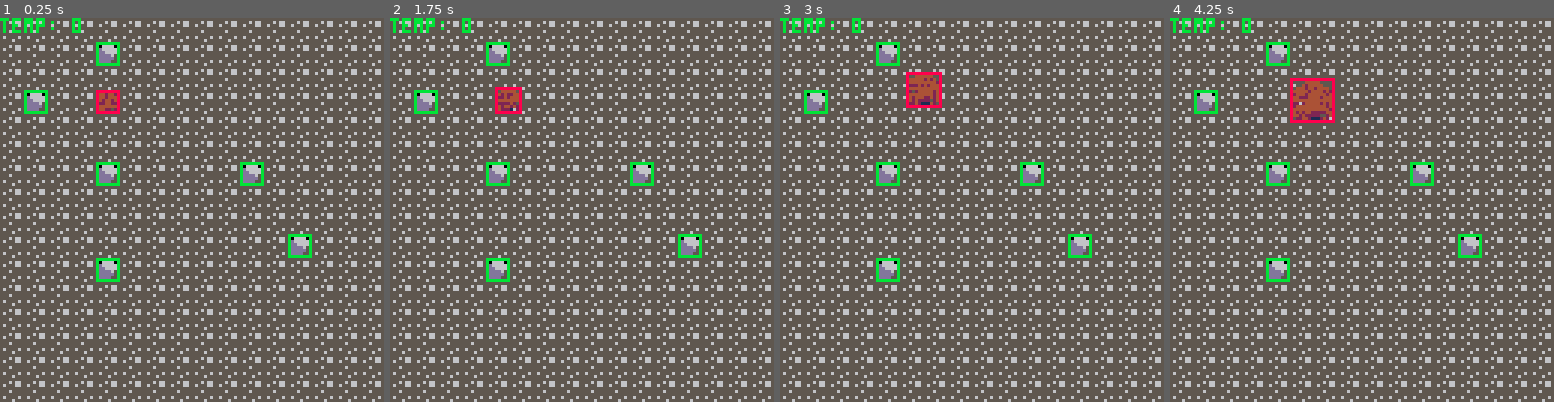
Above: before the commit, frames 1-4 (left to right).
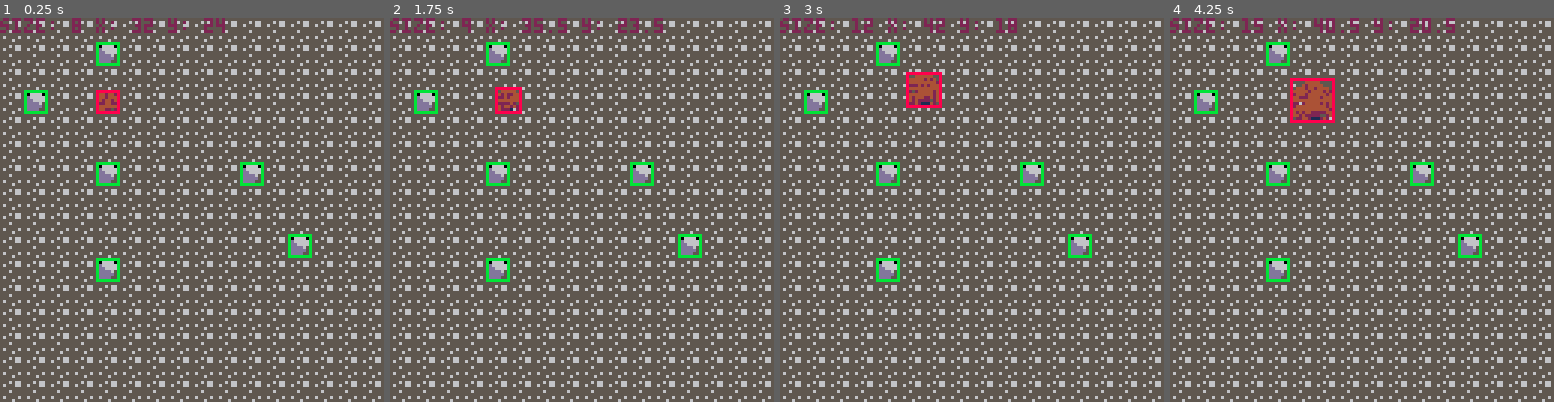
Above: after the commit, the same moments.

Repository: cassandra-largosa/Jelly-and-Jam
Game: PICO-8 cartridge jam.p8
Two runs of this game, one before a commit and one after it. Both use one fixed random seed, a clock stepped at 60 frames per second and the inputs below.
Inputs:
- Up to frame 1 (0.25 s): no input
- Up to frame 2 (1.75 s): hold Right from 1.6 s (still down)
- Up to frame 3 (3 s): release Right at 2.1 s; hold Up 2.15-2.42 s; hold Right from 2.47 s (still down)
- Up to frame 4 (4.25 s): release Right at 3.03 s; hold Left 3.08-3.58 s; hold Down 3.63-3.97 s; hold Right from 4.02 s (still down)

The runs differ from the first frame. In frame 1, 0.8% of the frame differs, in the area x 0-59%, y 0-4%; in frame 2, 0.9%; in frame 3, 0.9%; in frame 4, 1.0%, in the area x 0-75%, y 0-4%.

Commit message:
Mud now starts at position of first empty map tile

Diff:
--- a/jam.p8
+++ b/jam.p8
@@ -25,7 +25,9 @@
 sprites = {}
 --add_sprite("slime", slime_a)
 
-sprite_map = {rock = 83}
+sprite_map = {none = 0,
+              rock = 83,
+              floor = 85}
 
 --hitbox stuff
 function make_hitbox(x1, y1, x2, y2)
@@ -42,7 +44,7 @@
 
 function get_rect(object)
     local name = object.name
-    --if n == "fire"
+    --if name == "fire"
         --return make_rect(fire_h, object.x, object.y)
     --elseif ...
 end
@@ -61,8 +63,41 @@
 --...
 
 --status stuff
-cur_screen = 1
 temp = 0
+
+--level stuff
+cur_level = -1
+
+function get_start(level)
+    --returns an object representing where the mud starts for the level
+    return get_map_objects("none", level)[1]
+end
+
+function next_level()
+    cur_level += 1
+    local start = get_start(cur_level)
+    mud.x, mud.y = start.x, start.y
+    local cel = screen_to_map(mud.x, mud.y, cur_level)
+    mset(cel.cel_x, cel.cel_y, sprite_map.floor)
+end
+
+function start_game()
+    cur_level = 0
+    next_level()
+end
+
+--map math
+function map_to_screen(cel)
+    --takes a map cell coordinate (x or y), returns the corresponding position on screen (top-left corner)
+    return (cel % 16)*8
+end
+
+function screen_to_map(x, y, level)
+    --takes a screen position, returns the corresponding map cel coordinates for the given level
+    local cel_x = (level % 8)*16 + flr(x/8)
+    local cel_y = flr(level/8)*16 + flr(y/8)
+    return {cel_x = cel_x, cel_y = cel_y}
+end
 
 --menu stuff
 menu_items = {"easy", "medium", "hard"}
@@ -108,21 +143,24 @@
 
 end
 
-function get_map_objects(name)
-    --returns a list of objects found on the map
+function get_map_objects(name, level)
+    --returns a list of objects with the given name found on the map for the given level
     local objects = {}
-    local cel_x = (cur_screen % 8)*16
-    local cel_y = flr(cur_screen/8)*16
+    local cel = screen_to_map(0, 0, level)
+    local start_x = cel.cel_x
+    local start_y = cel.cel_y
     local sprite = sprite_map[name]
     local hitbox = hitbox_map[name]
 
-    for y = cel_y,cel_y+15 do
-        for x = cel_x,cel_x+15 do
-            if mget(x, y) == sprite then
+    for cel_y = start_y,start_y+15 do
+        for cel_x = start_x,start_x+15 do
+            if mget(cel_x, cel_y) == sprite then
                 local object = {name = name,
-                                x = (x % 16)*8,
-                                y = (y % 16)*8}
-                object.rect = make_rect(hitbox, object.x, object.y)
+                                x = map_to_screen(cel_x),
+                                y = map_to_screen(cel_y)}
+                if hitbox != nil then
+                    object.rect = make_rect(hitbox, object.x, object.y)
+                end
                 add(objects, object)
             end
         end
@@ -131,7 +169,7 @@
 end
 
 --mud stuff
-mud = {x = 32, y = 24, --x and y as pixel values
+mud = {x = 0, y = 0, --x and y as pixel values
        speed = 4, --step distance in pixels
        size = 8, --mud diameter in pixels
        growth = 0.5 --how much to grow radius each step in pixels
@@ -163,9 +201,9 @@
 
 function mud_fits()
     --return whether the mud is allowed to be where it is
-    mud_rect = mud.get_rect()
-
-    for rock in all(get_rocks()) do
+    local mud_rect = mud.get_rect()
+
+    for rock in all(get_rocks(cur_level)) do
         if collide(mud_rect, rock.rect) then
             return false
         end
@@ -181,19 +219,22 @@
 end
 
 --rock stuff
-function get_rocks()
-    return get_map_objects("rock")
+function get_rocks(level)
+    return get_map_objects("rock", level)
 end
 
 function _draw()
     cls()
 
     --background
-    local cel_x = (cur_screen % 8)*16
-    local cel_y = flr(cur_screen/8)*16
+    local cel = screen_to_map(0, 0, cur_level)
+    local cel_x = cel.cel_x
+    local cel_y = cel.cel_y
     map(cel_x, cel_y, 0, 0, 16, 16)
 
     --mud
+    --todo maybe: if we round the mud's size down to the nearest even number,
+    --then it won't wiggle back and forth when moving in a straight line
     sspr(64, 0, 24, 24, mud.x, mud.y, mud.size, mud.size)
 
     --mud bounding box
@@ -201,20 +242,23 @@
     rect(r.x1, r.y1, r.x2, r.y2, 8)
 
     --rock bounding boxes
-    for rock in all(get_rocks()) do
+    for rock in all(get_rocks(cur_level)) do
         rect(rock.rect.x1, rock.rect.y1, rock.rect.x2, rock.rect.y2, 11)
     end
 
     --text
-    --print("size: "..mud.size)
-    print("temp: "..temp)
+    print("size: "..mud.size.." x: "..mud.x.." y: "..mud.y, 0, 0, 2)
+    --print("temp: "..temp)
 end
 
 function _update()
-    --animate sprites and bg
+    --animate sprites
     for key,sprite in pairs(sprites) do
         inc_anim(sprite)
     end
+
+    --start game, if necessary
+    if cur_level < 0 then start_game() end
 
     --move and grow mud
     local dir = ""
@@ -305,7 +349,7 @@
 7f7f7f7f7f7f7f7f7f7f7f7f7f7f7f7f55555555555555555555555555555555000000000000000000000000000000000000000000000000000000000000000000000000000000000000000000000000000000000000000000000000000000000000000000000000000000000000000000000000000000000000000000000000
 7f7f7f7f7f7f7f7f7f7f7f7f7f7f7f7f55555555535555555555555555555555000000000000000000000000000000000000000000000000000000000000000000000000000000000000000000000000000000000000000000000000000000000000000000000000000000000000000000000000000000000000000000000000
 7f7f7f7f7f7f7f7f7f7f7f7f7f7f7f7f55555555555555555555555555555555000000000000000000000000000000000000000000000000000000000000000000000000000000000000000000000000000000000000000000000000000000000000000000000000000000000000000000000000000000000000000000000000
-7f7f7f7f7f7f7f7f7f7f7f7f7f7f7f7f55535555555555555555555555555555000000000000000000000000000000000000000000000000000000000000000000000000000000000000000000000000000000000000000000000000000000000000000000000000000000000000000000000000000000000000000000000000
+7f7f7f7f7f7f7f7f7f7f7f7f7f7f7f7f55535555005555555555555555555555000000000000000000000000000000000000000000000000000000000000000000000000000000000000000000000000000000000000000000000000000000000000000000000000000000000000000000000000000000000000000000000000
 7f7f7f7f7f7f7f7f7f7f7f7f7f7f7f7f55555555555555555555555555555555000000000000000000000000000000000000000000000000000000000000000000000000000000000000000000000000000000000000000000000000000000000000000000000000000000000000000000000000000000000000000000000000
 7f7f7f7f7f7f7f7f7f7f7f7f7f7f7f7f55555555555555555555555555555555000000000000000000000000000000000000000000000000000000000000000000000000000000000000000000000000000000000000000000000000000000000000000000000000000000000000000000000000000000000000000000000000
 7f7f7f7f7f7f7f7f7f7f7f7f7f7f7f7f55555555535555555555535555555555000000000000000000000000000000000000000000000000000000000000000000000000000000000000000000000000000000000000000000000000000000000000000000000000000000000000000000000000000000000000000000000000
